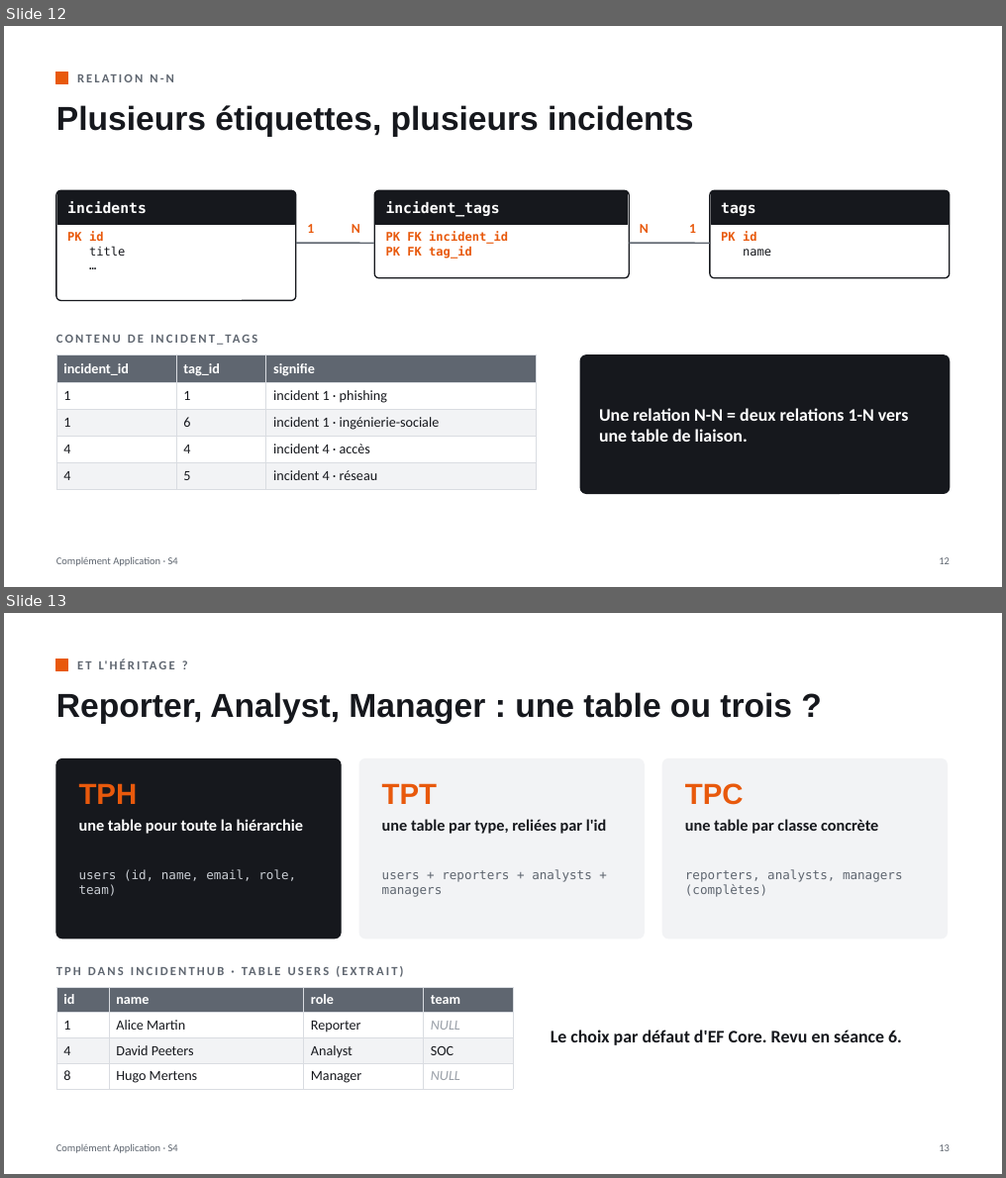
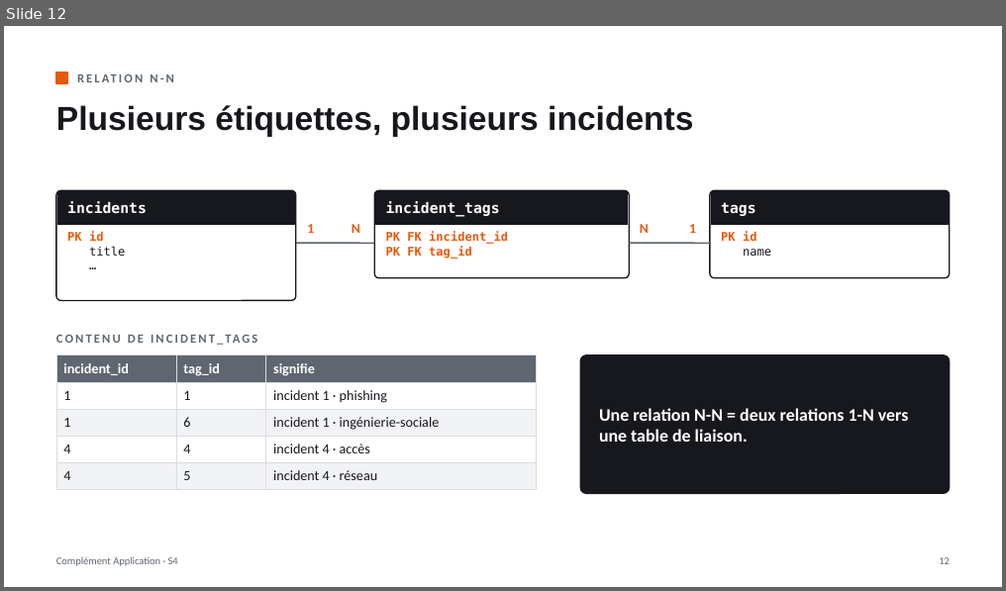
Before and after one commit to lle-condorcet/condorcet-2027, a slide deck: slides/LLE_CA_S04_Les_donnees_SQL.pptx. Shown one above the other, each under a label of ours: slides 12 and 13 before the commit, slide 12 after it. The pictures are 1006x1178 and 1006x591 pixels, drawn with LibreOffice and Linux fonts; fonts in the diff are those of the drawing. Boxes give left, top, right and bottom in pixels: in the first picture for what was removed or moved away, otherwise in the second. Text is boxed around its words. In the diff, an @@ line names an element or a change of style, - is before the commit and + after.

```diff
--- a/slides/LLE_CA_S04_Les_donnees_SQL.pptx
+++ b/slides/LLE_CA_S04_Les_donnees_SQL.pptx
@@ slide 13 removed at (4, 613, 1002, 1174), background #FFFFFF @@
@@ rectangle removed at (56, 660, 68, 671) @@
@@ text removed at (99, 661, 108, 669) @@
-ET L'HÉRITAGE ?
@@ text removed at (56, 692, 792, 724) @@
-Reporter, Analyst, Manager : une table ou trois ?
@@ rounded rectangle removed at (56, 759, 341, 939) @@
@@ rounded rectangle removed at (359, 759, 645, 939) @@
@@ rounded rectangle removed at (662, 759, 947, 939) @@
@@ text removed at (79, 783, 138, 804) @@
-TPH
@@ text removed at (382, 783, 437, 804) @@
-TPT
@@ text removed at (685, 783, 744, 805) @@
-TPC
@@ text removed at (79, 819, 304, 834) @@
-une table pour toute la hiérarchie
@@ text removed at (382, 819, 606, 834) @@
-une table par type, reliées par l'id
@@ text removed at (685, 819, 878, 834) @@
-une table par classe concrète
@@ text removed at (79, 869, 296, 896) @@
-users (id, name, email, role, team)
@@ text removed at (382, 869, 592, 897) @@
-users + reporters + analysts + managers
@@ text removed at (685, 869, 903, 897) @@
-reporters, analysts, managers (complètes)
@@ text removed at (56, 958, 655, 983) @@
-TPH DANS INCIDENTHUB · TABLE USERS (EXTRAIT)
@@ table removed at (56, 987, 513, 1087), 4 rows, 4 columns @@
-id | name | role | team
-1 | Alice Martin | Reporter | NULL
-4 | David Peeters | Analyst | SOC
-8 | Hugo Mertens | Manager | NULL
@@ text removed at (550, 1030, 902, 1046) @@
-Le choix par défaut d'EF Core. Revu en séance 6.
@@ text removed at (56, 1144, 178, 1154) @@
-Complément Application · S4
@@ text removed at (939, 1145, 949, 1152) @@
-13
```
Also in this commit, not shown: 1 slide changed, 28 other slides removed, 3 other files.
